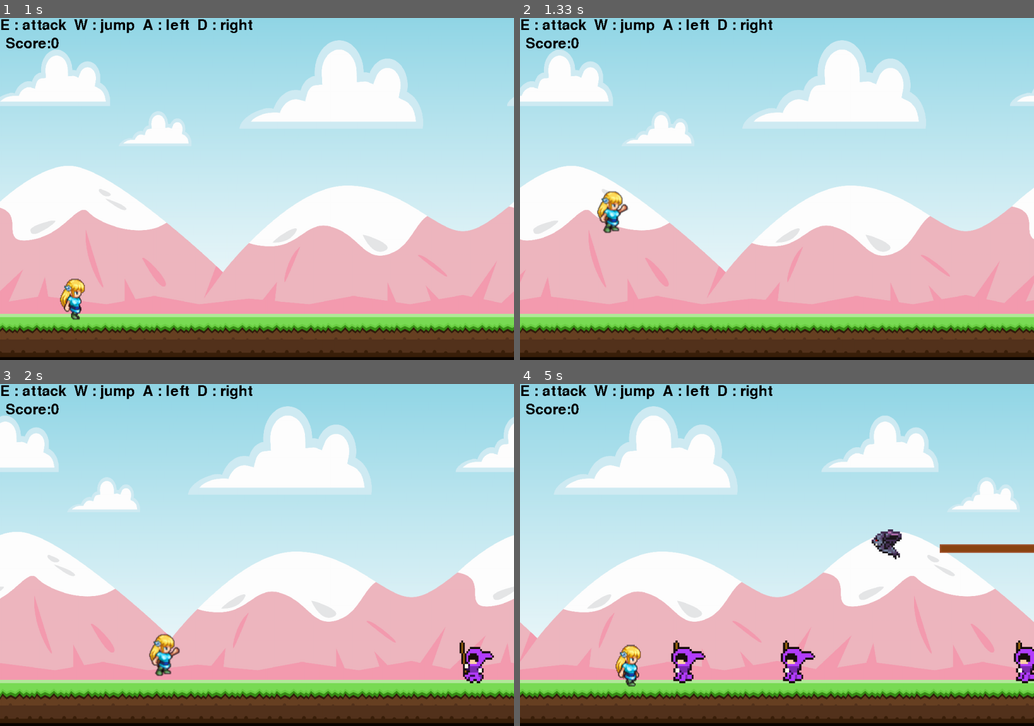
Above: before the commit, frames 1-4 (two rows, left to right).
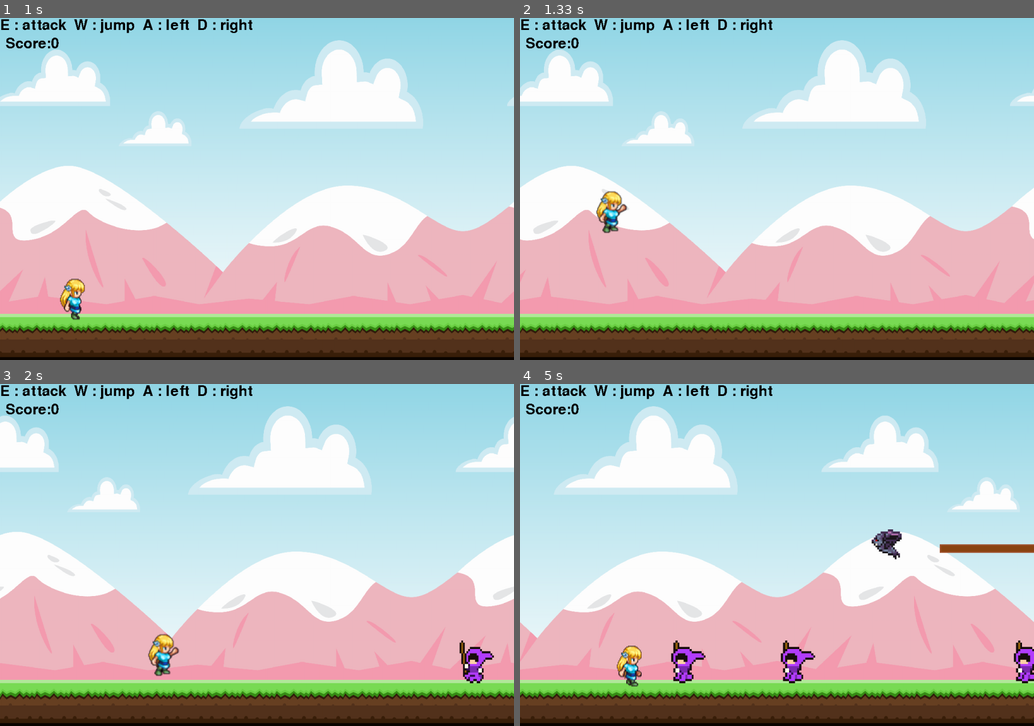
Above: after the commit, the same moments.

Repository: YOU327/-pygame
Game: pygame game, started from shit.py
Same seed, same stepped clock (60 frames per second), same inputs: the game is played once before the commit and once after it.
Inputs:
- Up to frame 1 (1 s): tap E at 0.33 s; hold D from 0.67 s (still down)
- Up to frame 2 (1.33 s): release D at 1.13 s; hold W from 1.17 s (still down)
- Up to frame 3 (2 s): release W at 1.47 s; hold D 1.5-1.97 s
- Up to frame 4 (5 s): hold A 2-2.53 s; hold A 2.57-2.97 s; hold W 3-3.37 s; hold D 3.4-4.03 s; hold A 4.07-4.53 s; hold D from 4.57 s (still down)

Frame 1 is identical in both runs. In frame 2, 0.3% of the frame differs, in the area x 14-21%, y 50-63%; in frame 3, 0.3%; in frame 4, 0.4%, in the area x 18-24%, y 76-89%.

Commit message:
滯空優化

Diff:
--- a/shit.py
+++ b/shit.py
@@ -76,11 +76,11 @@
 
 
 def player_animation():
-    global good_surface, good_index, good_backward_index, good_attack_index
+    global good_surface, good_index, good_backward_index, good_attack_index, on_ground
     keys = pygame.key.get_pressed()
 
     if keys[pygame.K_e]:
-        if good_rec.bottom >= HEIGHT - 90:
+        if on_ground:
             good_rec.x -= 2
         old_idx = int(good_attack_index)
         good_attack_index += 0.15
@@ -95,7 +95,7 @@
             good_rec.x = 0
     else:
         good_attack_index = 16
-        if good_rec.bottom < HEIGHT - 90:
+        if not on_ground:
             good_surface = good_jump
         else:
             if keys[pygame.K_d]:
@@ -129,6 +129,7 @@
 combo_timer = 0
 hover_timer = 0
 facing_right = True
+on_ground = True
 dash_timer = 0
 dash_cooldown = 0
 dash_ghosts = []
